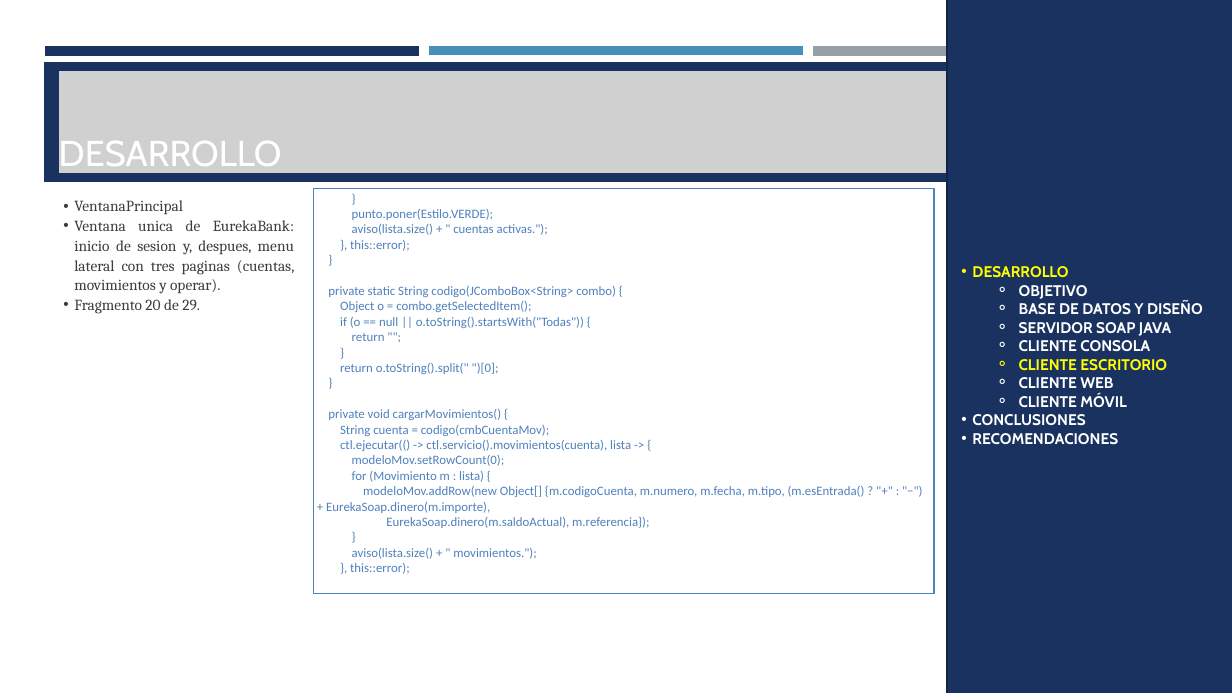
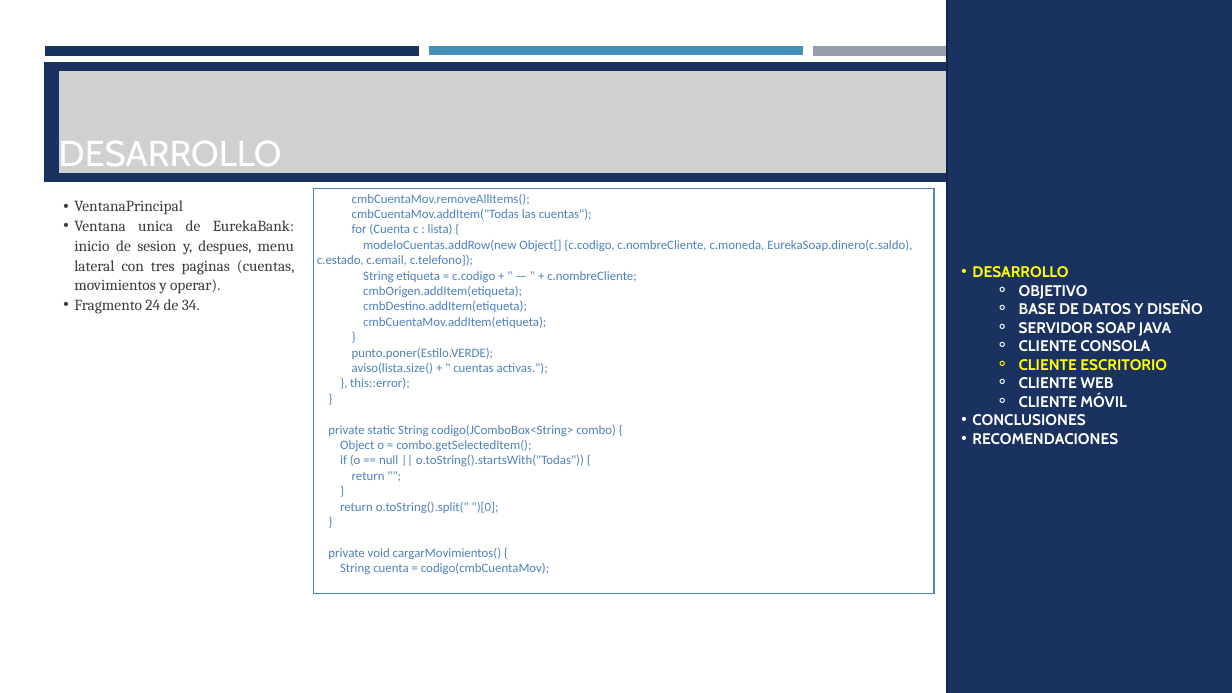
Before and after one commit to ldmoran/PAO202651_ARQSOFT_NRC36883, a slide deck: slide 96 of P1/TG1.1. PAO202651_SOAP_JAVA_EUREKABANK_NRC_36883_GR07/04. DOCUMENTACION/PRESENTACION TG1.1 EurekaBank SOAP Java con BDD LOCAL GR07.pptx (slide 92 before the commit). Drawn at 1232x693 pixels with LibreOffice and Linux fonts; fonts in the diff are those of the drawing; grey boxes stand for pictures. Boxes give left, top, right and bottom in pixels: in the first picture for what was removed or moved away, otherwise in the second. Text is boxed around its words. In the diff, an @@ line names an element or a change of style, - is before the commit and + after.

Commit message:
EurekaBank: login unificado (foto de Monster, campos con icono, boton azul) en escritorio, web y movil de TG1.1 y TG1.2; capturas y presentaciones actualizadas

```diff
--- a/P1/TG1.1. PAO202651_SOAP_JAVA_EUREKABANK_NRC_36883_GR07/04. DOCUMENTACION/PRESENTACION TG1.1 EurekaBank SOAP Java con BDD LOCAL GR07.pptx
+++ b/P1/TG1.1. PAO202651_SOAP_JAVA_EUREKABANK_NRC_36883_GR07/04. DOCUMENTACION/PRESENTACION TG1.1 EurekaBank SOAP Java con BDD LOCAL GR07.pptx
@@ text at (317,194,912,328): paragraphs added @@
+cmbCuentaMov.removeAllItems();
+cmbCuentaMov.addItem("Todas las cuentas");
+for (Cuenta c : lista) {
+modeloCuentas.addRow(new Object[] {c.codigo, c.nombreCliente, c.moneda, EurekaSoap.dinero(c.saldo), c.estado, c.email, c.telefono});
+String etiqueta = c.codigo + " — " + c.nombreCliente;
+cmbOrigen.addItem(etiqueta);
+cmbDestino.addItem(etiqueta);
+cmbCuentaMov.addItem(etiqueta);
@@ text at (74,299,200,314): text changed @@
-  • Fragmento 20 de 29.
+  • Fragmento 24 de 34.
@@ text at (326,440,865,574): paragraphs removed @@
-ctl.ejecutar(() -> ctl.servicio().movimientos(cuenta), lista -> {
-modeloMov.setRowCount(0);
-for (Movimiento m : lista) {
-modeloMov.addRow(new Object[] {m.codigoCuenta, m.numero, m.fecha, m.tipo, (m.esEntrada() ? "+" : "−") + EurekaSoap.dinero(m.importe),
-EurekaSoap.dinero(m.saldoActual), m.referencia});
-}
-aviso(lista.size() + " movimientos.");
-}, this::error);
```
Also in this commit, not shown: 28 other slides changed, 5 slides added, 33 other files.
